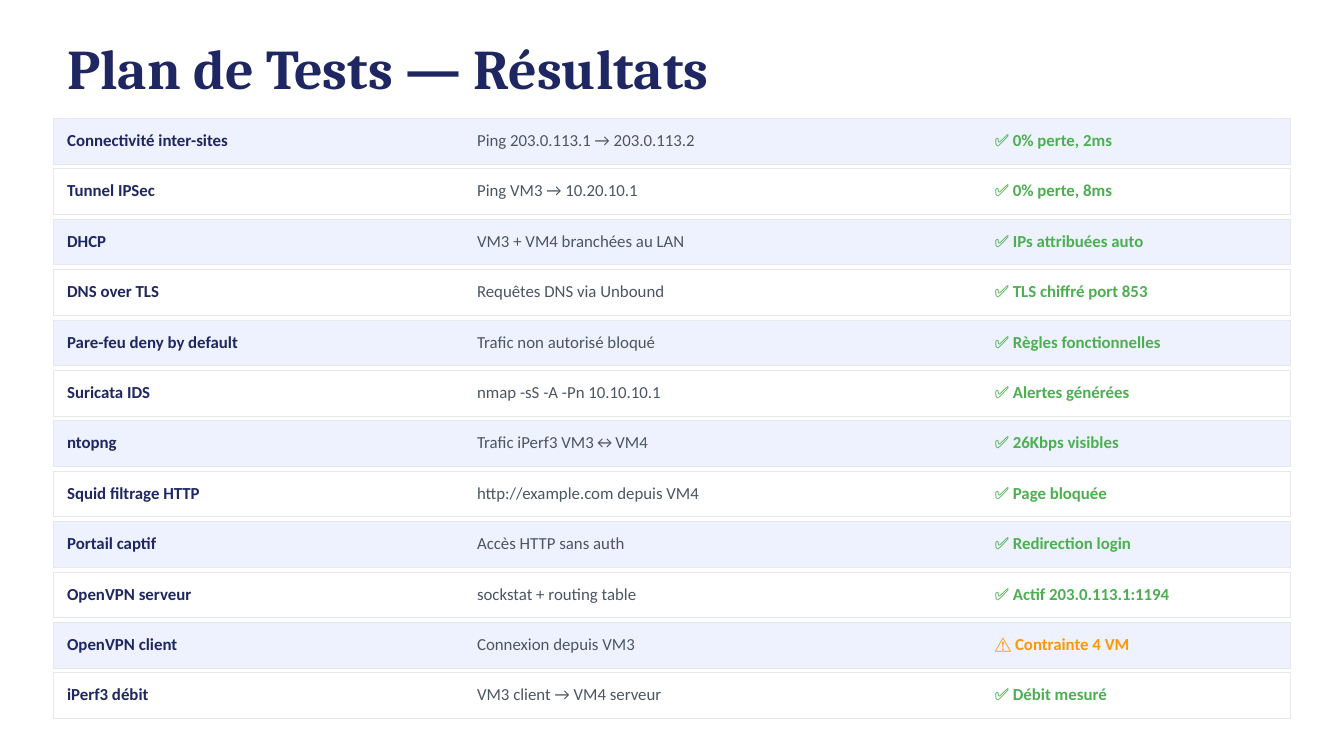
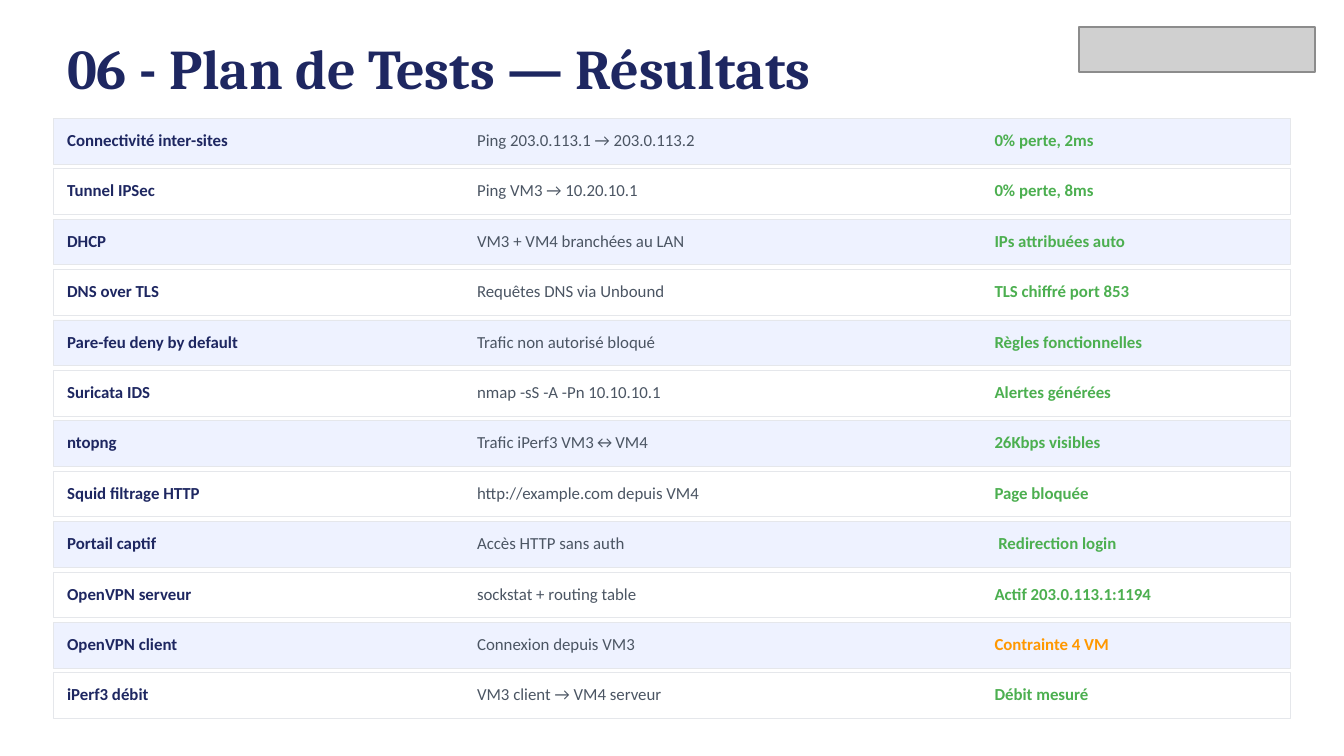
Before and after one commit to Adri1-rvt/ARCOS, a slide deck: slide 12 of ARCOS_Presentation.pptx. Drawn at 1344x756 pixels with LibreOffice and Linux fonts; fonts in the diff are those of the drawing; grey boxes stand for pictures. Boxes give left, top, right and bottom in pixels: in the first picture for what was removed or moved away, otherwise in the second. Text is boxed around its words. In the diff, an @@ line names an element or a change of style, - is before the commit and + after.

```diff
--- a/ARCOS_Presentation.pptx
+++ b/ARCOS_Presentation.pptx
@@ picture added at (x1=1079, y1=27, x2=1316, y2=73) @@
@@ text at (x1=67, y1=49, x2=810, y2=90): text changed @@
-Plan de Tests — Résultats
+06 - Plan de Tests — Résultats
@@ text at (x1=995, y1=134, x2=1094, y2=149): text changed @@
-✅ 0% perte, 2ms
+0% perte, 2ms
@@ text at (x1=995, y1=184, x2=1094, y2=199): text changed @@
-✅ 0% perte, 8ms
+0% perte, 8ms
@@ text at (x1=995, y1=235, x2=1125, y2=247): text changed @@
-✅ IPs attribuées auto
+IPs attribuées auto
@@ text at (x1=995, y1=285, x2=1130, y2=300): text changed @@
-✅ TLS chiffré port 853
+TLS chiffré port 853
@@ text at (x1=995, y1=336, x2=1142, y2=351): text changed @@
-✅ Règles fonctionnelles
+Règles fonctionnelles
@@ text at (x1=995, y1=386, x2=1111, y2=401): text changed @@
-✅ Alertes générées
+Alertes générées
@@ text at (x1=995, y1=436, x2=1100, y2=451): text changed @@
-✅ 26Kbps visibles
+26Kbps visibles
@@ text at (x1=995, y1=487, x2=1088, y2=502): text changed @@
-✅ Page bloquée
+Page bloquée
@@ text at (x1=998, y1=537, x2=1116, y2=552): text changed @@
-✅ Redirection login
+Redirection login
@@ text at (x1=995, y1=588, x2=1151, y2=600): text changed @@
-✅ Actif 203.0.113.1:1194
+Actif 203.0.113.1:1194
@@ text at (x1=995, y1=638, x2=1109, y2=650): text changed @@
-⚠️ Contrainte 4 VM
+Contrainte 4 VM
@@ text at (x1=995, y1=688, x2=1088, y2=700): text changed @@
-✅ Débit mesuré
+Débit mesuré
```
Also in this commit, not shown: 13 other slides changed, 8 other files.
